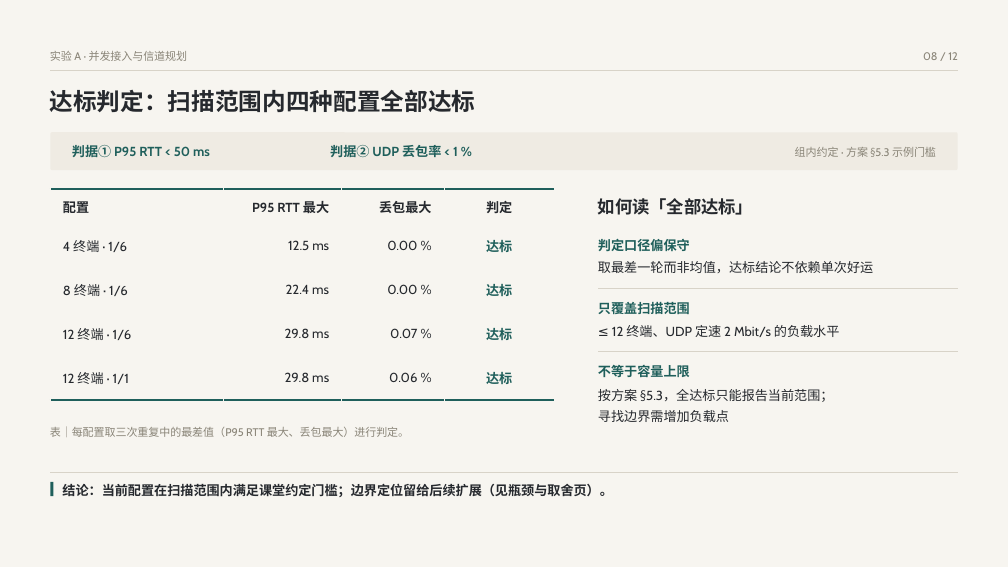
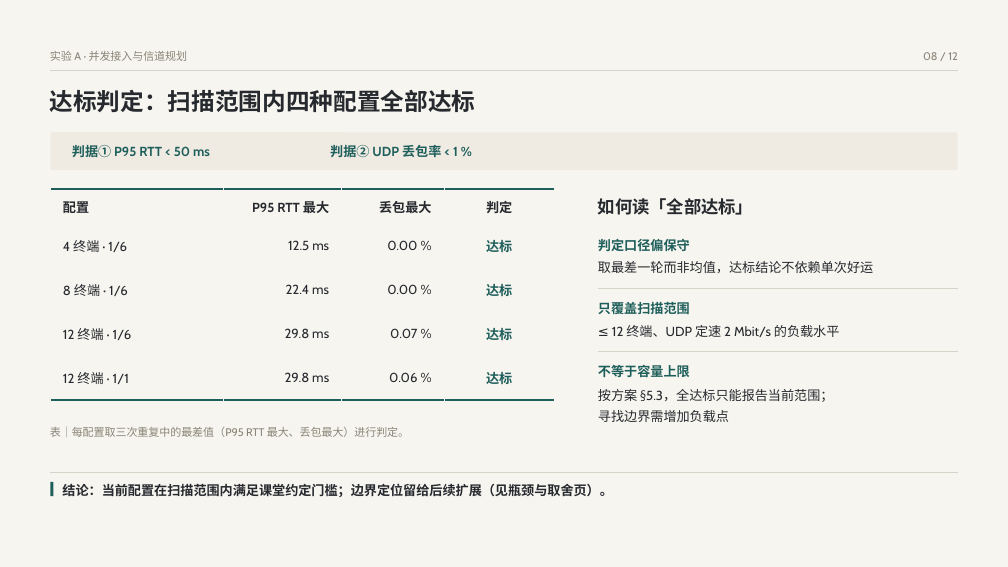
Before and after one commit to Arieaaa/CNC-GR, a slide deck: slide 8 of 4/ppt/expA_deck.pptx. Drawn at 1008x567 pixels with LibreOffice and Linux fonts; fonts in the diff are those of the drawing. Boxes give left, top, right and bottom in pixels: in the first picture for what was removed or moved away, otherwise in the second. Text is boxed around its words. In the diff, an @@ line names an element or a change of style, - is before the commit and + after.

```diff
--- a/4/ppt/expA_deck.pptx
+++ b/4/ppt/expA_deck.pptx
@@ text removed at bbox=[795, 147, 936, 157] @@
-组内约定 · 方案 §5.3 示例门槛
```
Also in this commit, not shown: 5 other slides changed.
